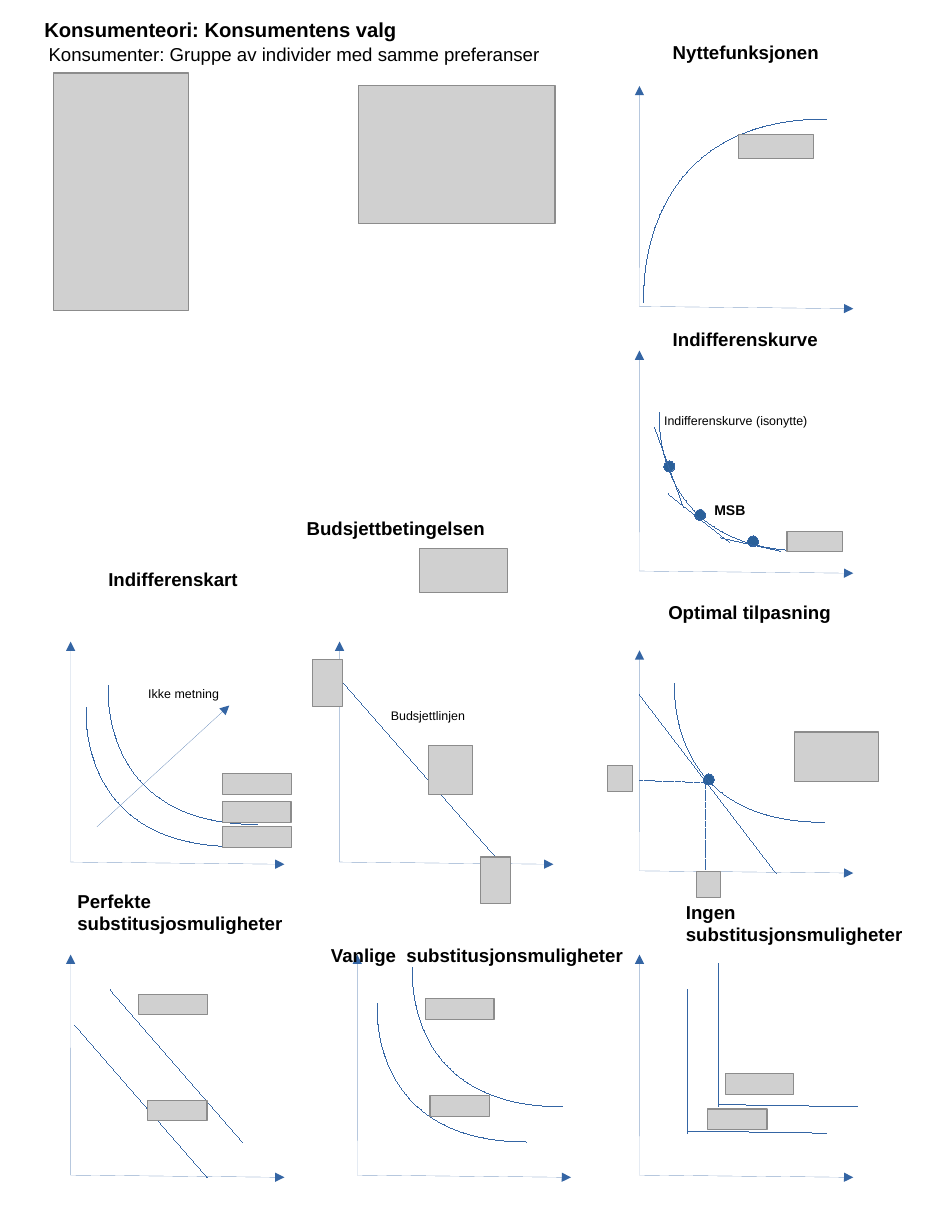
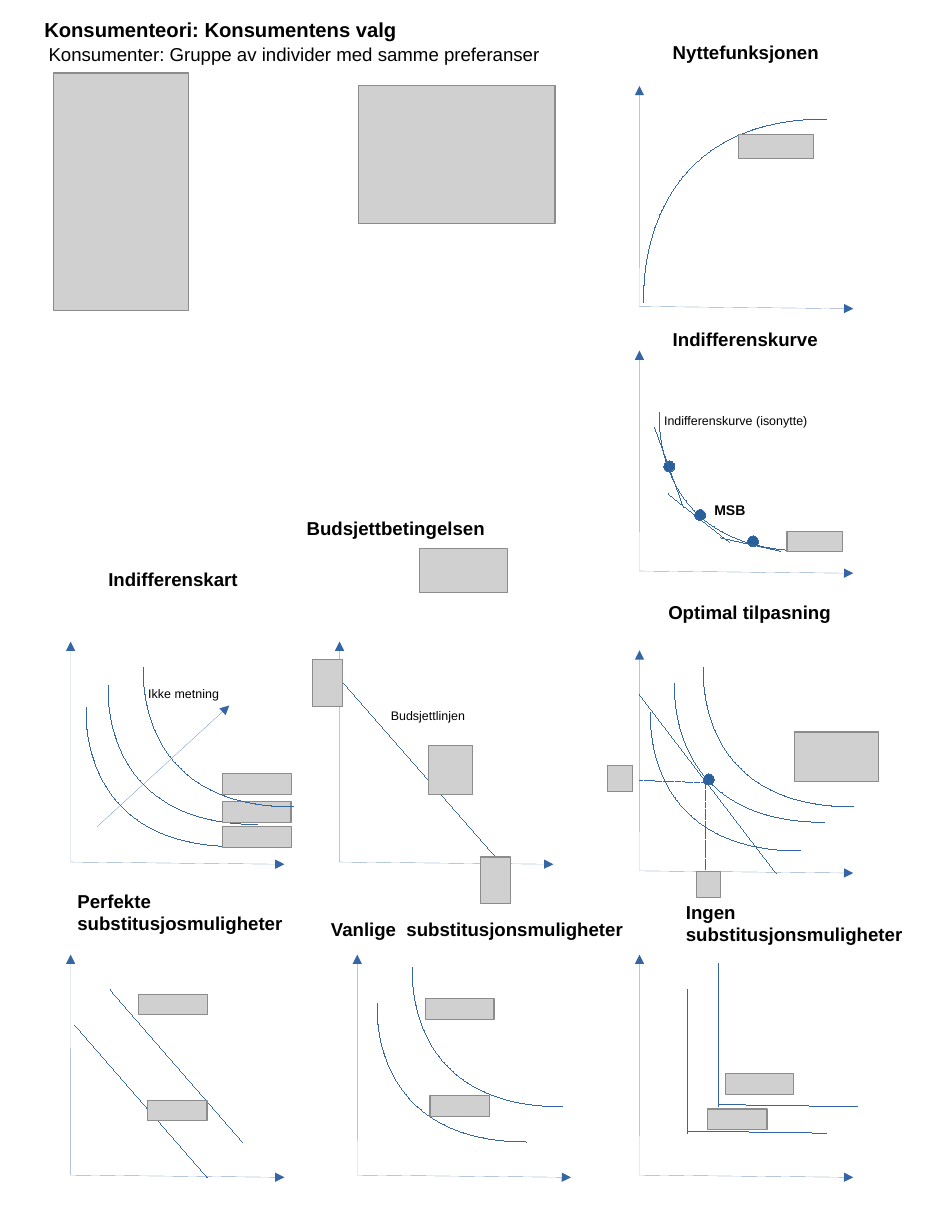
Before and after one commit to joernih/SFB10816Mikrooekonomi, a slide deck: slide 9 of forelesninger/drawio/alle_halden6.odp. Drawn at 952x1232 pixels with LibreOffice and Linux fonts; fonts in the diff are those of the drawing; grey boxes stand for pictures; background and template pictures are left out. Boxes give left, top, right and bottom in pixels: in the first picture for what was removed or moved away, otherwise in the second. Text is boxed around its words. In the diff, an @@ line names an element or a change of style, - is before the commit and + after.

```diff
--- a/forelesninger/drawio/alle_halden6.odp
+++ b/forelesninger/drawio/alle_halden6.odp
@@ freeform shape added at bbox=[143, 668, 293, 806], outline #3465A4 0 pt @@
@@ freeform shape added at bbox=[703, 668, 853, 806], outline #3465A4 0 pt @@
@@ freeform shape added at bbox=[651, 712, 801, 851], outline #3465A4 0 pt @@
@@ text "Vanlige substitusjonsmuligheter": place and size @@
-text "Vanlige substitusjonsmuligheter" at bbox=[331, 948, 622, 967]
+text "Vanlige substitusjonsmuligheter" at bbox=[331, 922, 622, 940]
```
Also in this commit, not shown: 36 other files.
